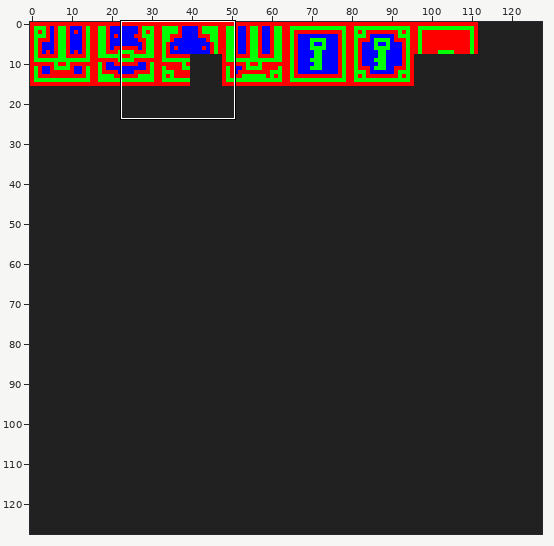
Edited in one commit: sprite sheet (gfx/sheet1.png). The first picture is a wide view before the edit; the outline marks the close-up.
Close-up. Before the edit:
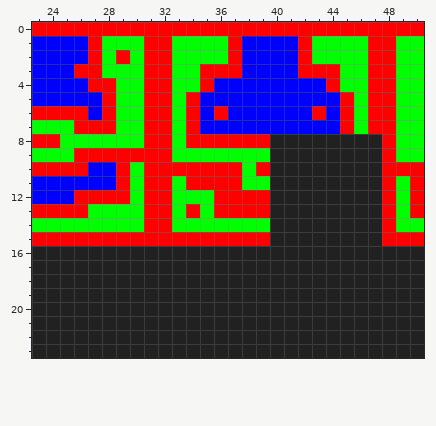
The file is 128x128 pixels. Shown: x 23..50, y 0..23.
Now the later version:
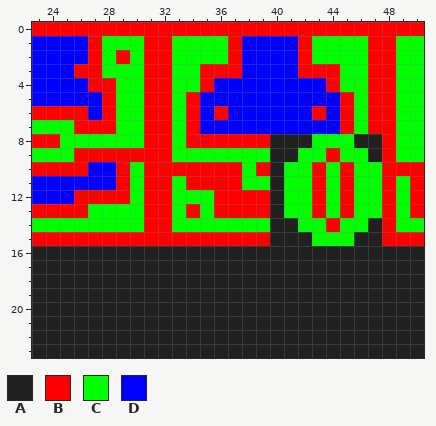
Palette (. is transparent): A #212121  B #ff0000  C #00ff00  D #0000ff
What changed:
@@ x 39..49 @@
  7 DDDDDDBCBBC
- 8 BAAAAAAAABC
- 9 CAAAAAAAABC
-10 BAAAAAAAABB
-11 CAAAAAAAABC
-12 BAAAAAAAABC
-13 BAAAAAAAABC
-14 CAAAAAAAABC
-15 BAAAAAAAABB
+ 8 BAAACCCAABC
+ 9 CAACCBCCABC
+10 BACCBCBCCBB
+11 CACCBCBCCBC
+12 BACCBCBCCBC
+13 BACCBCBCCBC
+14 CAACCBCCABC
+15 BAAACCCAABB
 16 AAAAAAAAAAA
